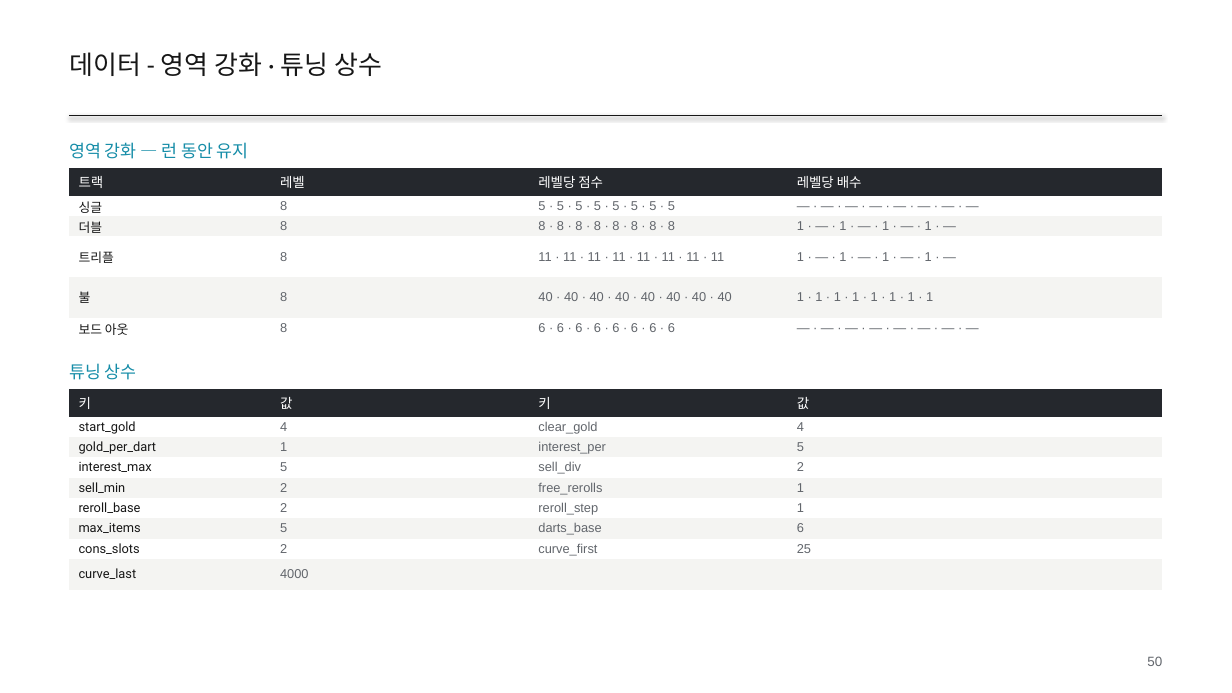
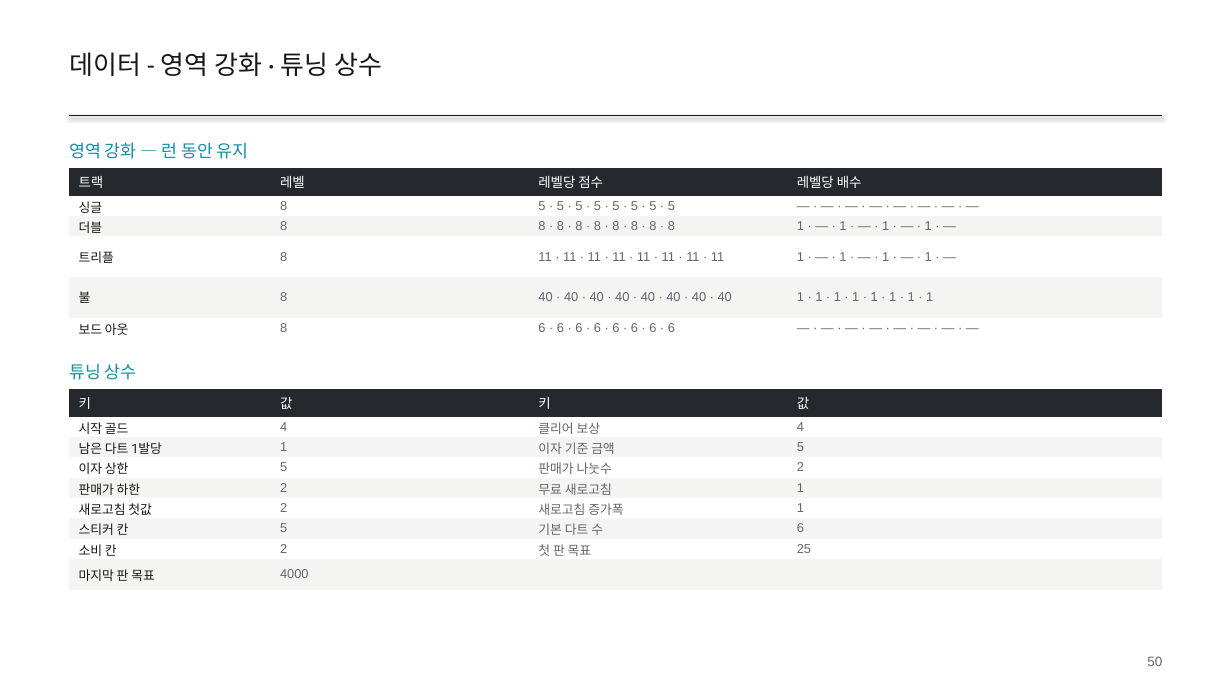
Before and after one commit to GGbong69/test-03, a slide deck: slide 50 of docs/HIGHTONE_기획서.pptx. Drawn at 1232x693 pixels with LibreOffice and Linux fonts; fonts in the diff are those of the drawing. Boxes give left, top, right and bottom in pixels: in the first picture for what was removed or moved away, otherwise in the second. Text is boxed around its words. In the diff, an @@ line names an element or a change of style, - is before the commit and + after.

```diff
--- a/docs/HIGHTONE_기획서.pptx
+++ b/docs/HIGHTONE_기획서.pptx
@@ table at [69, 389, 1164, 585] @@
-row 2, column 1: start_gold
+row 2, column 1: 시작 골드
-row 2, column 3: clear_gold
+row 2, column 3: 클리어 보상
-row 3, column 1: gold_per_dart
+row 3, column 1: 남은 다트 1발당
-row 3, column 3: interest_per
+row 3, column 3: 이자 기준 금액
-row 4, column 1: interest_max
+row 4, column 1: 이자 상한
-row 4, column 3: sell_div
+row 4, column 3: 판매가 나눗수
-row 5, column 1: sell_min
+row 5, column 1: 판매가 하한
-row 5, column 3: free_rerolls
+row 5, column 3: 무료 새로고침
-row 6, column 1: reroll_base
+row 6, column 1: 새로고침 첫값
-row 6, column 3: reroll_step
+row 6, column 3: 새로고침 증가폭
-row 7, column 1: max_items
+row 7, column 1: 스티커 칸
-row 7, column 3: darts_base
+row 7, column 3: 기본 다트 수
-row 8, column 1: cons_slots
+row 8, column 1: 소비 칸
-row 8, column 3: curve_first
+row 8, column 3: 첫 판 목표
-row 9, column 1: curve_last
+row 9, column 1: 마지막 판 목표
```
Also in this commit, not shown: 28 other slides changed, 1 slide added, 1 slide removed, 3 other files.
